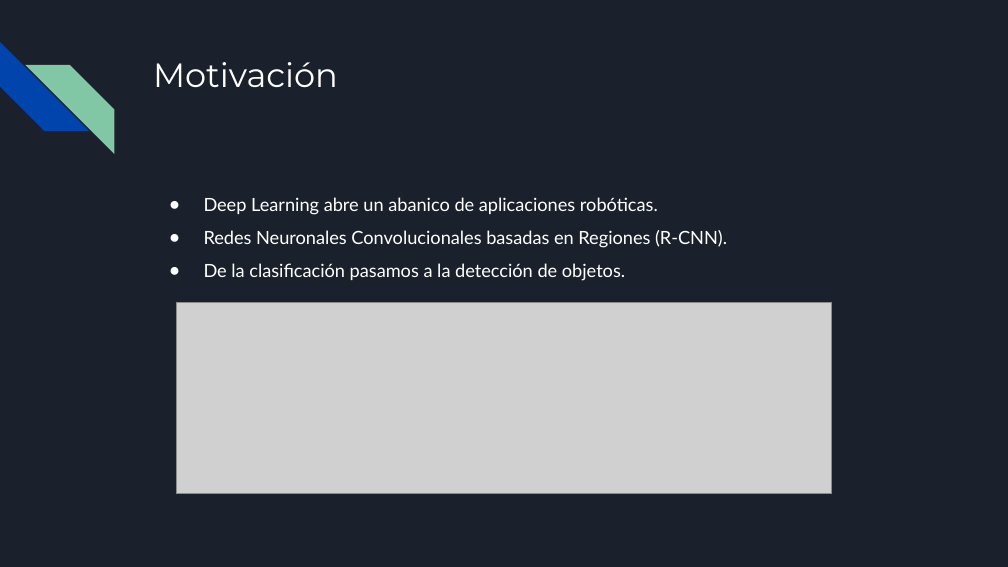
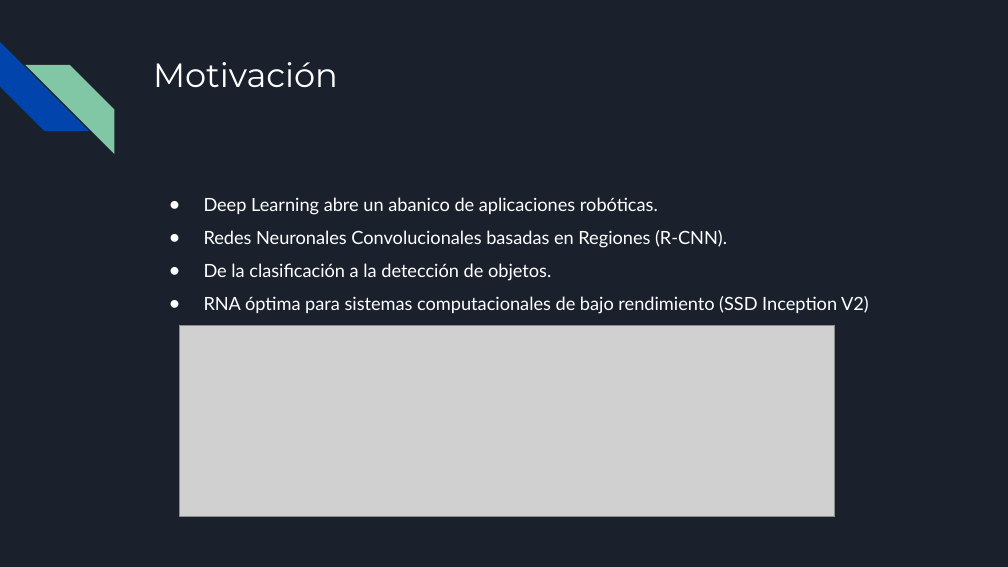
Before and after one commit to RoboticsLabURJC/2021-tfg-carlos-caminero, a slide deck: slide 4 of presentacion/presentacion.pptx (slide 3 before the commit). Drawn at 1008x567 pixels with LibreOffice and Linux fonts; fonts in the diff are those of the drawing; grey boxes stand for pictures. Boxes give left, top, right and bottom in pixels: in the first picture for what was removed or moved away, otherwise in the second. Text is boxed around its words. In the diff, an @@ line names an element or a change of style, - is before the commit and + after.

```diff
--- a/presentacion/presentacion.pptx
+++ b/presentacion/presentacion.pptx
@@ text at [204, 263, 869, 314]: text changed @@
-● De la clasificación pasamos a la detección de objetos.
+● De la clasificación a la detección de objetos.
+● RNA óptima para sistemas computacionales de bajo rendimiento (SSD Inception V2)
@@ picture: place and size @@
-picture at [176, 302, 832, 494]
+picture at [179, 326, 835, 517]
```
Also in this commit, not shown: 15 other slides changed, 1 slide added, 1 other file.
